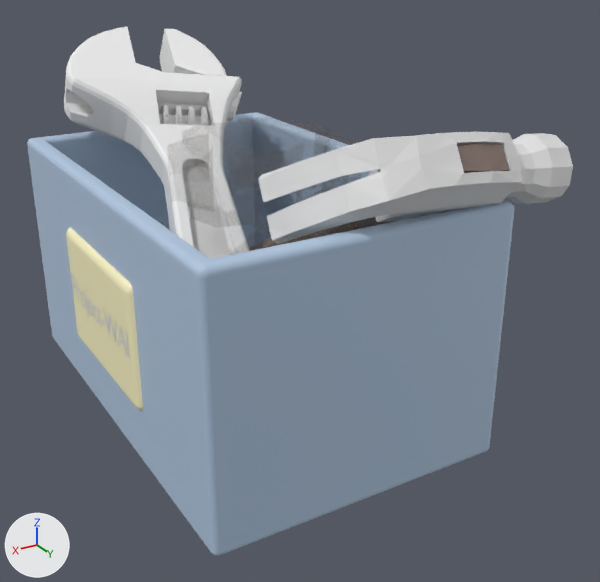
The FBX model Assets/Models/Item/RepairKit.fbx as it was, and as the next commit left it.
The view is the same before and after, from a camera (50 mm lens) standing at (2.34, 5.72, 3.69) and looking at (-0.95, 0.24, 0.95). Every picture has the same lights, and +X, +Y and +Z are marked at lower left. Where no turn or scale is listed for an object, it has been applied to the vertices.

Objects in the first picture: 'Box', 'Hammer', 'Plate', 'Wrench'.
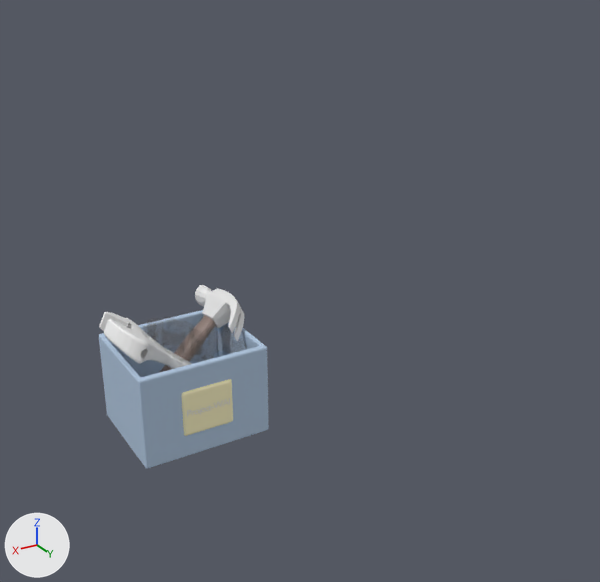
Where the newer file only moved an object's origin or applied its transform, the numbers keep the older frame.

The change, as a diff of the scene's bpy script:
```diff
--- a/Assets/Models/Item/RepairKit.fbx.py
+++ b/Assets/Models/Item/RepairKit.fbx.py
@@ me_메쉬_002 @@
 me_메쉬_002.from_pydata(...)  # 6903 vertices, 9017 faces; spans x -0.72..1.03, y -2.18..1.8, z -0.75..1.89
 # used by ob_wrench; location = (-0.53, -0.009, 1.016)
+# me_메쉬_002 part 1: the whole mesh is multiplied about its middle by the matrix ((0.0, -0.3, 0.0), (0.4, 0.0, 0.0), (0.0, 0.0, 0.4)), then moved by (0.43, 0.19, -1.16)
 me_메쉬_002.materials.append(mat_wrench)
@@ me_큐브 @@
 me_큐브.from_pydata(...)  # 244 vertices, 246 faces; spans x -171.0..65.0, y 2.0..202.0, z -184.0..186.0
 # used by ob_box; location = (0.0, 0.0, 0.0); rotation_euler = (1.571, 0.0, 0.0), in degrees (90, 0, 0); scale = (0.01, 0.01, 0.01)
+# me_큐브 part 2: the whole mesh is turned 90 degrees about the y axis through the mesh origin and scaled by 0.00341
 me_큐브.materials.append(mat_basecolor_001)
@@ me_hammer03 @@
 me_hammer03.from_pydata(...)  # 538 vertices, 1068 faces; spans x -1.67..0.48, y -1.05..2.04, z -0.59..1.56
 # used by ob_hammer; location = (-0.53, -0.009, 1.016)
+# me_hammer03 part 4: the whole mesh is multiplied about its middle by the matrix ((0.0, -0.3, 0.0), (0.4, 0.0, 0.0), (0.0, 0.0, 0.4)), then moved by (0.98, -0.8, -1.11)
 me_hammer03.materials.append(mat_hammer)
@@ me_평면 @@
 me_평면.from_pydata(...)  # 8664 vertices, 8666 faces; spans x 1.062..1.222, y -0.743..0.739, z -0.51..0.513
 # used by ob_plate; location = (-0.53, -0.009, 1.016)
+# me_평면 part 3: the whole mesh is multiplied about its middle by the matrix ((0.0, -0.3, 0.0), (0.4, 0.0, 0.0), (0.0, 0.0, 0.4)), then moved by (-0.608, 0.391, -0.817)
 me_평면.materials.append(mat_basecolor)
@@ ob_box @@
 ob_box = bpy.data.objects.new('Box', me_큐브)
-ob_box.location = (0.0, 0.0, 0.0)
+ob_box.location = (0.001, 0.135, -0.206)
 ob_box.rotation_euler = (1.571, 0.0, 0.0)  # degrees (90, 0, 0)
-ob_box.scale = (0.01, 0.01, 0.01)
```

Boxes (x1, y1, x2, y2) around the edits, measured in the pictures (600 x 582 px):
'Box', mesh turned, moved, rescaled: before (27, 112, 514, 556); after (99, 310, 269, 469)
'Wrench', reshaped: before (64, 27, 249, 259); after (99, 312, 192, 369)
'Hammer', reshaped (74% narrower, 26% shorter): before (249, 132, 573, 251); after (159, 285, 244, 373)
'Plate', reshaped: before (66, 227, 143, 411); after (181, 379, 233, 436)
